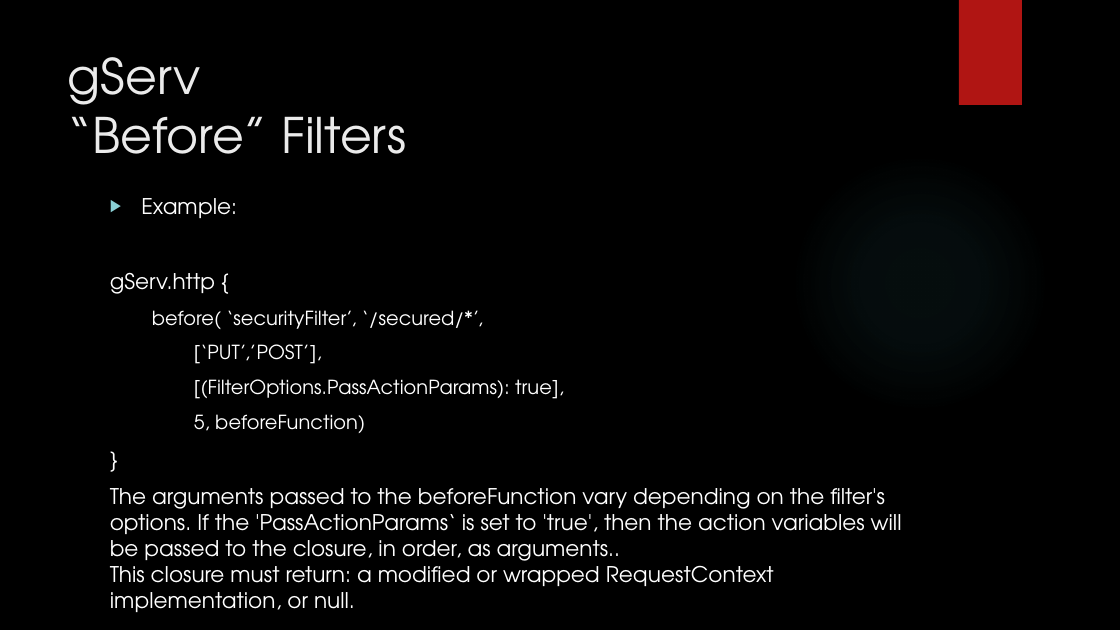
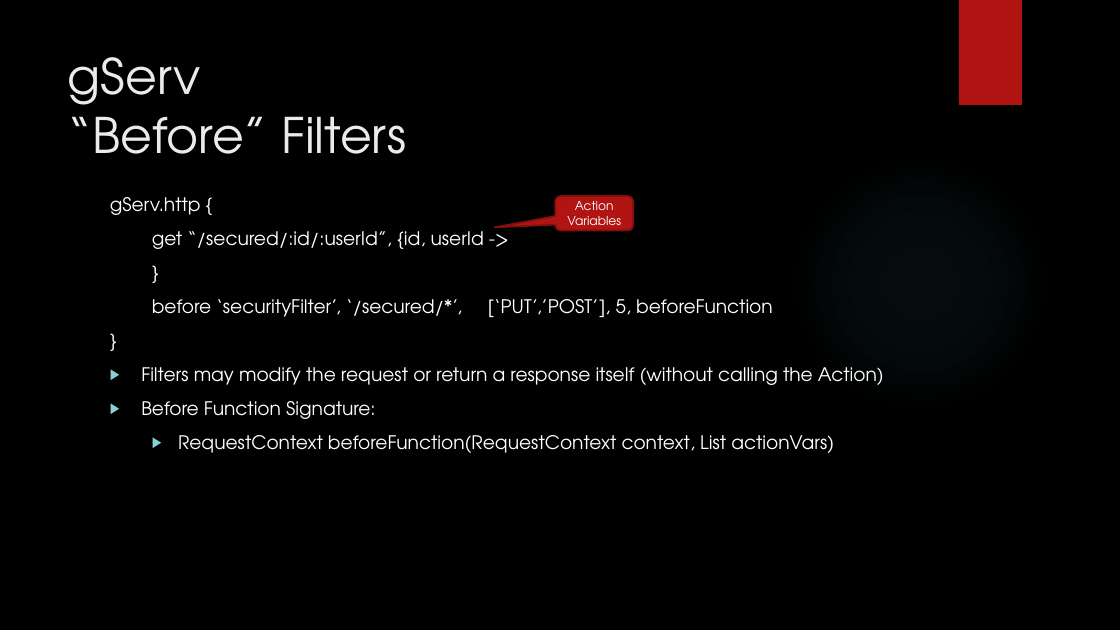
Before and after one commit to javaConductor/gserv, a slide deck: slide 12 of gServ.pptx (slide 16 before the commit). Drawn at 1120x630 pixels with LibreOffice and Linux fonts; fonts in the diff are those of the drawing; background and template pictures are left out. Boxes give left, top, right and bottom in pixels: in the first picture for what was removed or moved away, otherwise in the second. Text is boxed around its words. In the diff, an @@ line names an element or a change of style, - is before the commit and + after.

```diff
--- a/gServ.pptx
+++ b/gServ.pptx
@@ text at (x1=110, y1=197, x2=201, y2=215): size 18.5 to 16 pt in "gServ.http {", "}" @@
@@ text at (x1=141, y1=198, x2=237, y2=218): paragraph removed @@
-▶ Example:
@@ rounded speech box added at (x1=555, y1=196, x2=634, y2=230), fill #B01513, outline #82100E 1.5 pt, 10.5 pt, text #FFFFFF @@
+Action Variables
@@ text at (x1=152, y1=231, x2=484, y2=249): text changed; size 16.6 to 16 pt @@
-  before( ‘securityFilter’, ‘/secured/*’,
-  [‘PUT’,’POST’],
-  [(FilterOptions.PassActionParams): true],
-  5, beforeFunction)
+get “/secured/:id/:userId”, {id, userId ->
@@ text at (x1=141, y1=299, x2=884, y2=453): text changed; size 18.5 to 16 pt @@
-The arguments passed to the beforeFunction vary depending on the filter's options. If the 'PassActionParams‘ is set to 'true', then the action variables will be passed to the closure, in order, as arguments..
-This closure must return: a modified or wrapped RequestContext implementation, or null.
+  before ‘securityFilter’, ‘/secured/*’, [‘PUT’,’POST’], 5, beforeFunction
+}
+▶ Filters may modify the request or return a response itself (without calling the Action)
+▶ Before Function Signature:
+  ▶ RequestContext beforeFunction(RequestContext context, List actionVars)
```
Also in this commit, not shown: 14 other slides changed, 2 slides added, 2 slides removed, 40 other files.
